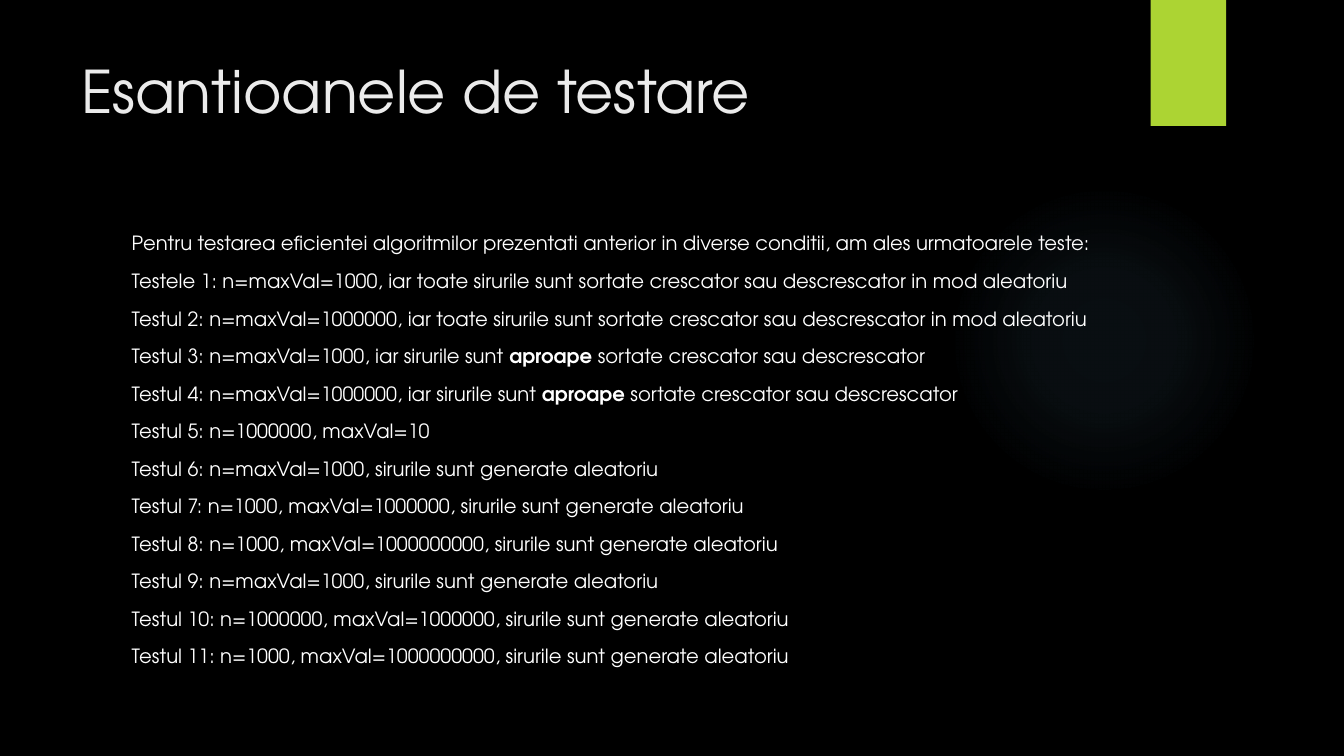
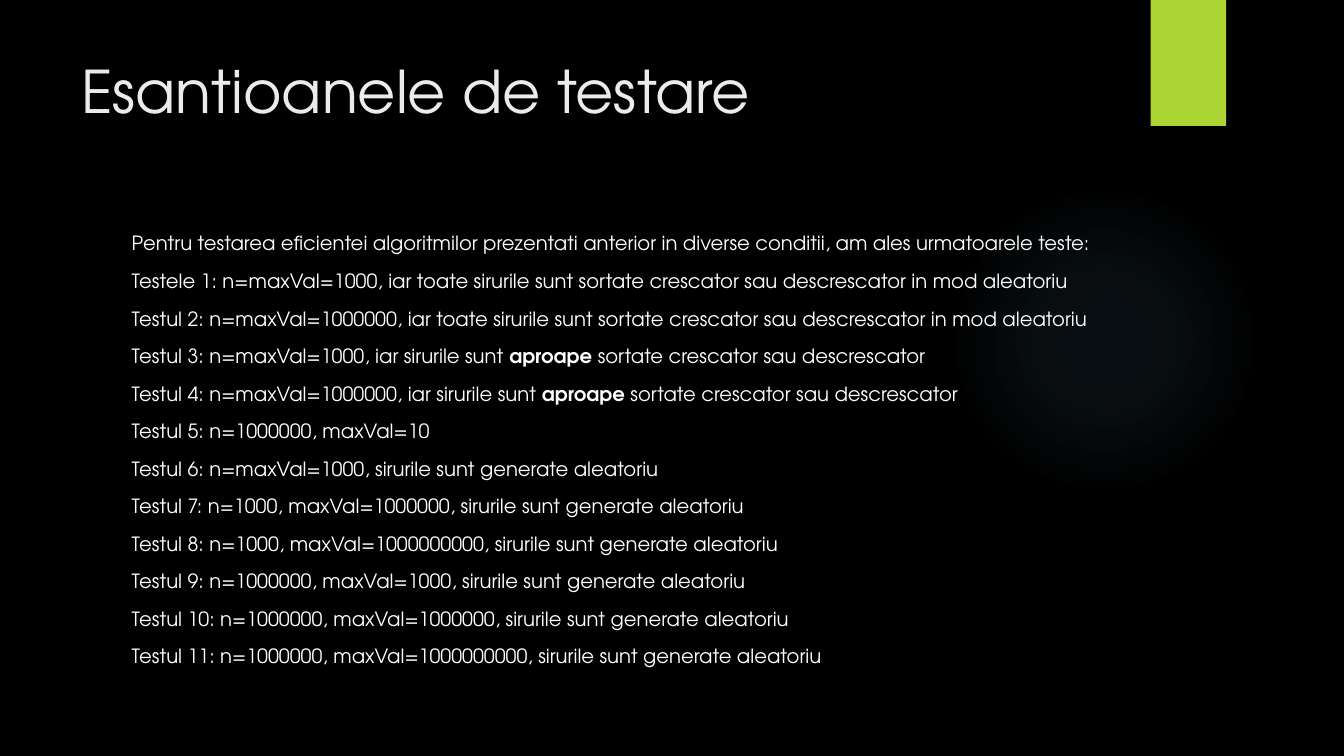
Before and after one commit to IonutAnghelina/Tema1-Sortari, a slide deck: slide 3 of Algoritmi de sortare a sirurilor de numere naturale.pptx. Drawn at 1344x756 pixels with LibreOffice and Linux fonts; fonts in the diff are those of the drawing; background and template pictures are left out. Boxes give left, top, right and bottom in pixels: in the first picture for what was removed or moved away, otherwise in the second. Text is boxed around its words. In the diff, an @@ line names an element or a change of style, - is before the commit and + after.

```diff
--- a/Algoritmi de sortare a sirurilor de numere naturale.pptx
+++ b/Algoritmi de sortare a sirurilor de numere naturale.pptx
@@ text at (x1=132, y1=573, x2=745, y2=593): text changed @@
-Testul 9: n=maxVal=1000, sirurile sunt generate aleatoriu
+Testul 9: n=1000000, maxVal=1000, sirurile sunt generate aleatoriu
@@ text at (x1=132, y1=648, x2=821, y2=668): text changed @@
-Testul 11: n=1000, maxVal=1000000000, sirurile sunt generate aleatoriu
+Testul 11: n=1000000, maxVal=1000000000, sirurile sunt generate aleatoriu
```
Also in this commit, not shown: 2 other slides changed.
